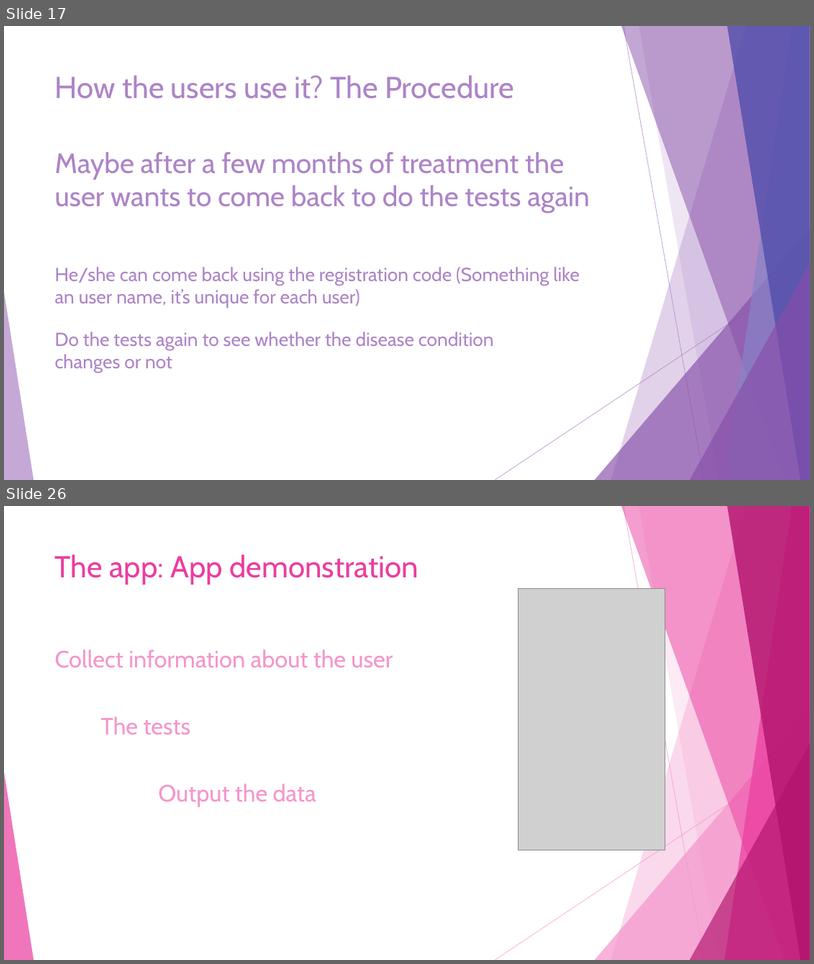
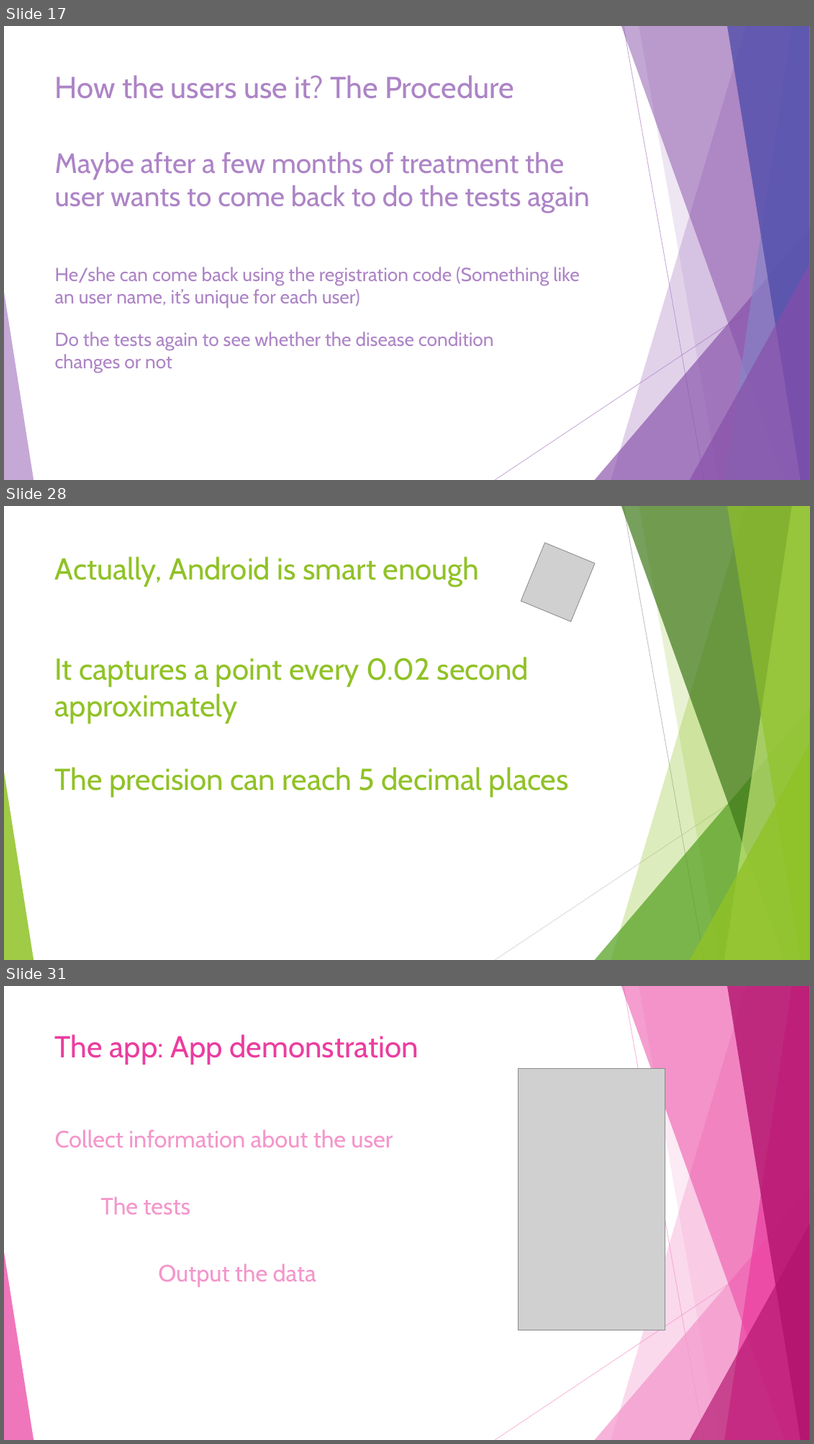
Before and after one commit to JiashuWu/NeuroGraph, a slide deck: Neurograph Project Presentation/Neurograph Presentation Jiashu Wu.pptx. Shown one above the other, each under a label of ours: slides 17 and 26 before the commit, slides 17, 28 and 31 after it; the slides between them are not shown. The pictures are 814x964 and 814x1444 pixels, drawn with LibreOffice and Linux fonts; fonts in the diff are those of the drawing; grey boxes stand for pictures. Boxes give left, top, right and bottom in pixels: in the first picture for what was removed or moved away, otherwise in the second. Text is boxed around its words. In the diff, an @@ line names an element or a change of style, - is before the commit and + after.

Commit message:
Added image resources for presentation;

```diff
--- a/Neurograph Project Presentation/Neurograph Presentation Jiashu Wu.pptx
+++ b/Neurograph Project Presentation/Neurograph Presentation Jiashu Wu.pptx
@@ slide 28 added at box(4, 506, 810, 960), background #FFFFFF @@
@@ picture added at box(521, 543, 595, 622) @@
@@ title added at box(55, 556, 480, 587), 36 pt, text #90C226 @@
+Actually, Android is smart enough
@@ text added at box(55, 656, 530, 723), 36 pt, text #90C226 @@
+It captures a point every 0.02 second approximately
@@ group added at box(4, 506, 810, 960): 5 freeform shapes, 3 triangles, 2 lines @@
@@ text added at box(55, 767, 569, 797), 36 pt, text #90C226 @@
+The precision can reach 5 decimal places
@@ what was slide 26 is now slide 31 @@
```
Also in this commit, not shown: 15 slides changed, 4 other slides added, 1 other file.
